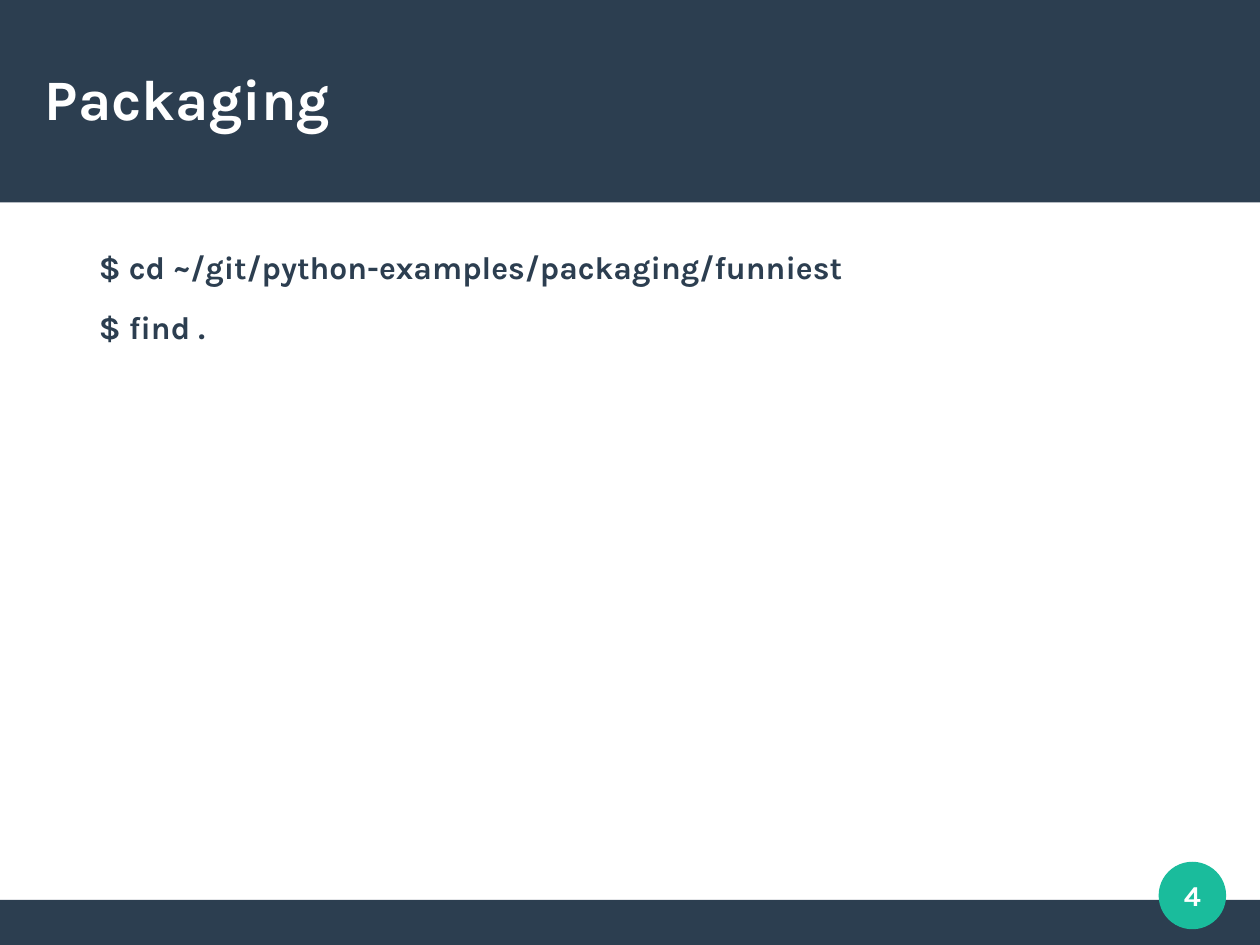
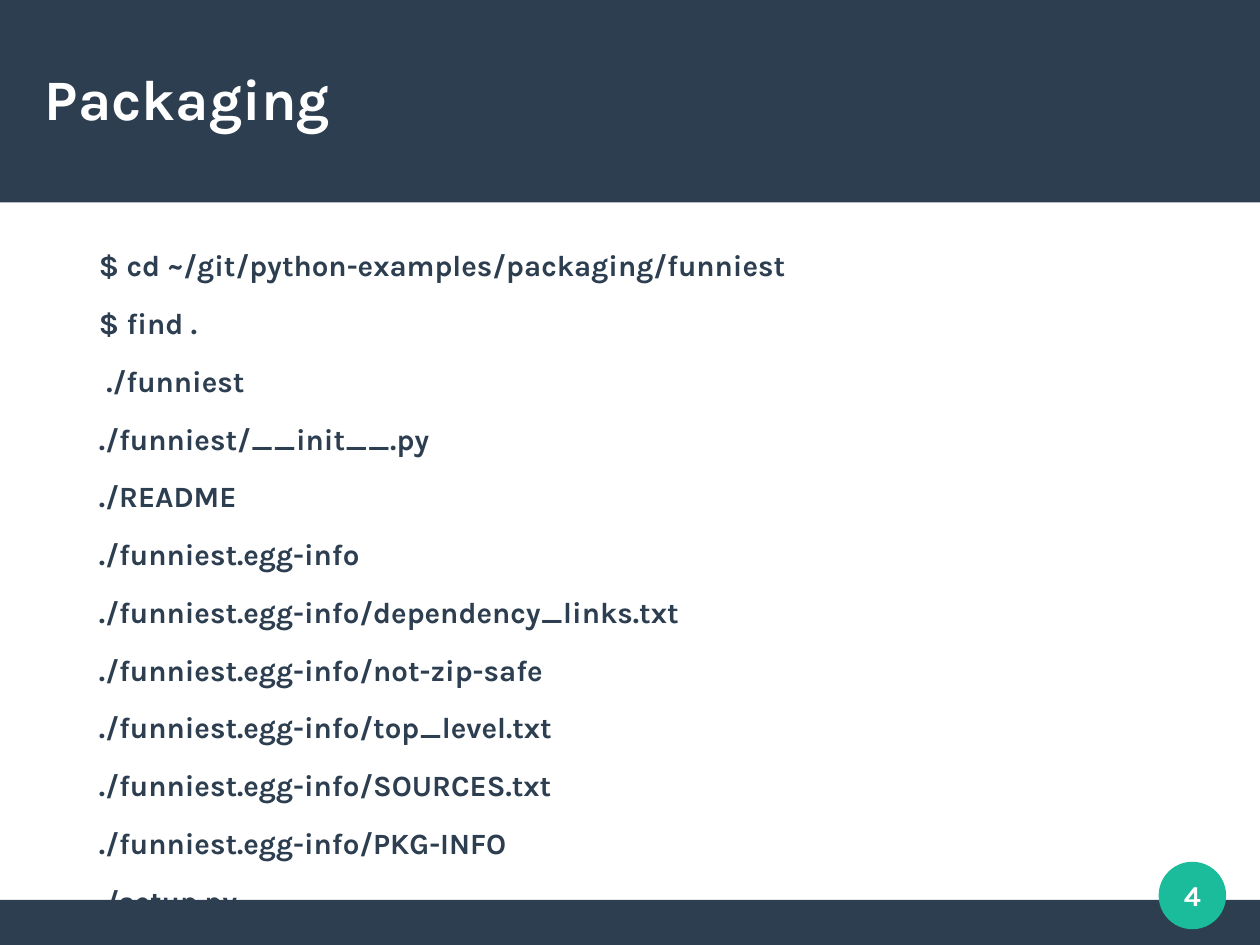
Before and after one commit to davidam/python-examples, a slide deck: slide 4 of slides/good-practiques-python.odp. Drawn at 1260x945 pixels with LibreOffice and Linux fonts; fonts in the diff are those of the drawing. Boxes give left, top, right and bottom in pixels: in the first picture for what was removed or moved away, otherwise in the second. Text is boxed around its words. In the diff, an @@ line names an element or a change of style, - is before the commit and + after.

```diff
--- a/slides/good-practiques-python.odp
+++ b/slides/good-practiques-python.odp
@@ text at (x1=127, y1=254, x2=786, y2=335): size 20 to 18.5 pt in "$ cd ~/git/python-examples/packaging/funniest", "$ find ." @@
@@ text at (x1=99, y1=370, x2=679, y2=861): paragraphs added @@
+./funniest
+./funniest/__init__.py
+./README
+./funniest.egg-info
+./funniest.egg-info/dependency_links.txt
+./funniest.egg-info/not-zip-safe
+./funniest.egg-info/top_level.txt
+./funniest.egg-info/SOURCES.txt
+./funniest.egg-info/PKG-INFO
+./setup.py
```
Also in this commit, not shown: 1 slide added.
